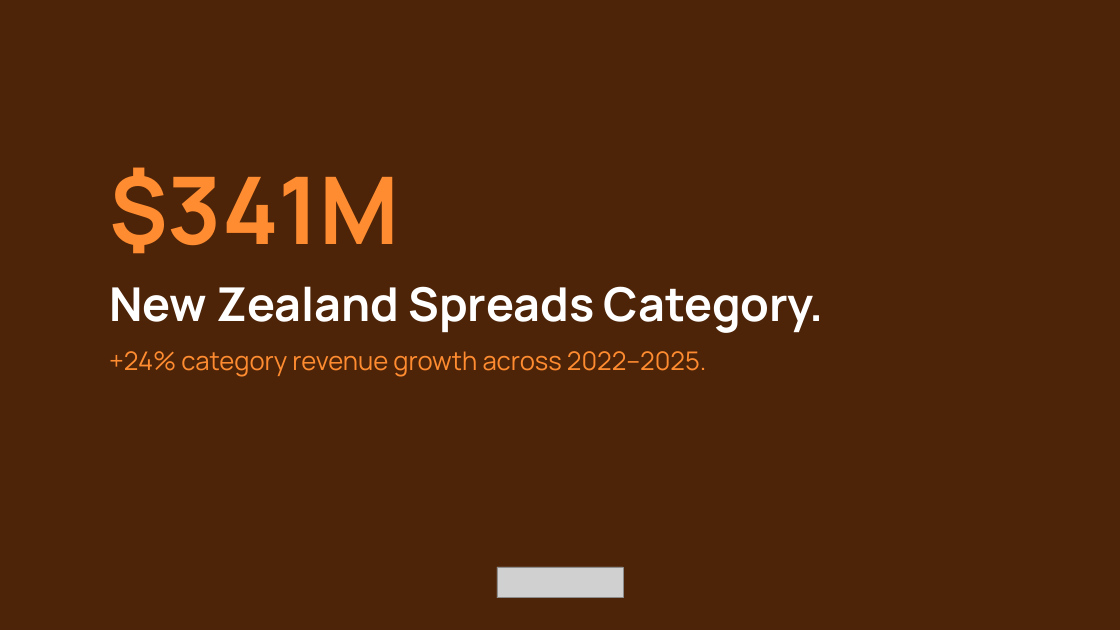
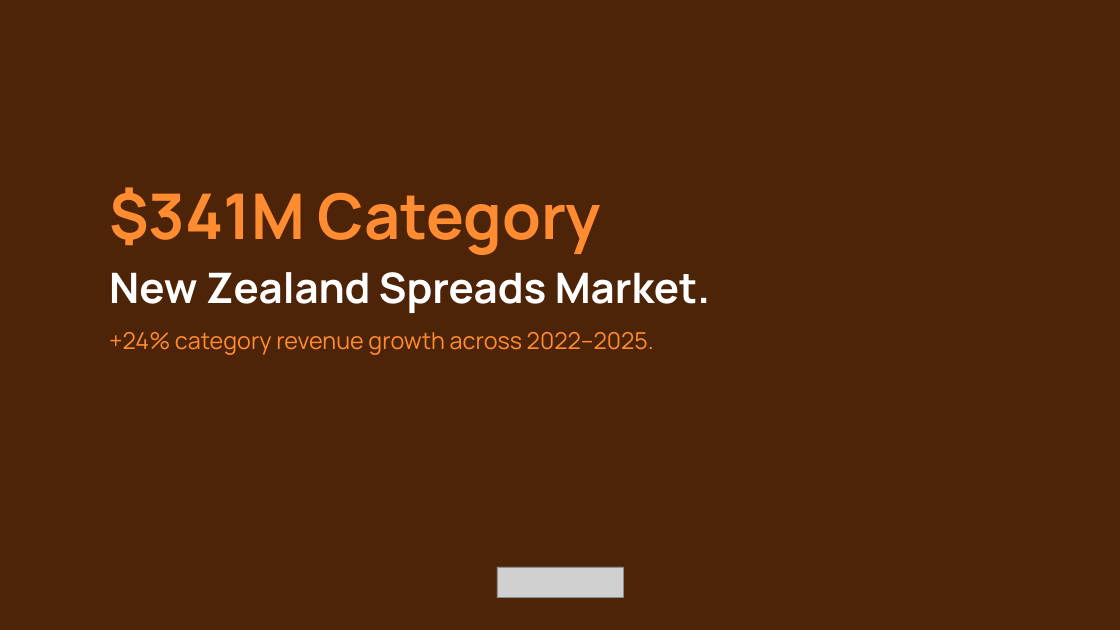
Before and after one commit to JacobCrume/stamp-spreads, a slide deck: slide 8 of presentation/Stamp-pitch.pptx (slide 10 before the commit). Drawn at 1120x630 pixels with LibreOffice and Linux fonts; fonts in the diff are those of the drawing; grey boxes stand for pictures. Boxes give left, top, right and bottom in pixels: in the first picture for what was removed or moved away, otherwise in the second. Text is boxed around its words. In the diff, an @@ line names an element or a change of style, - is before the commit and + after.

```diff
--- a/presentation/Stamp-pitch.pptx
+++ b/presentation/Stamp-pitch.pptx
@@ text "$341M Category": place and size @@
-text "$341M Category" at (109, 167, 824, 377)
+text "$341M Category" at (109, 187, 710, 355)
@@ text at (109, 187, 710, 313): text changed; size 40 to 36 pt @@
-$341M
-New Zealand Spreads Category.
+$341M Category
+New Zealand Spreads Market.
@@ text at (109, 332, 654, 355): size 22 to 20 pt in "+24% category revenue growth across 2022–2025." @@
```
Also in this commit, not shown: 18 other slides changed, 3 slides removed, 2 other files.
